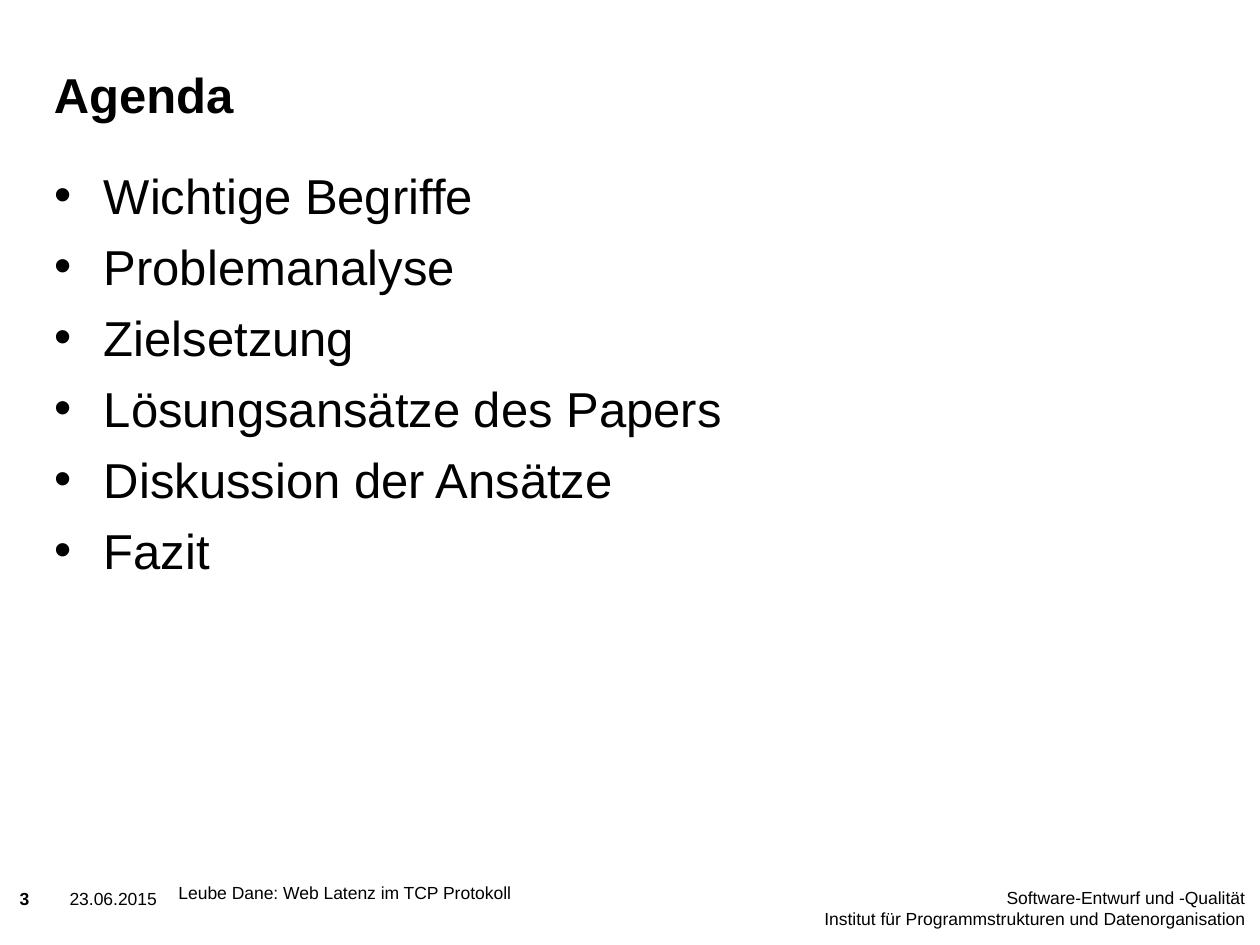
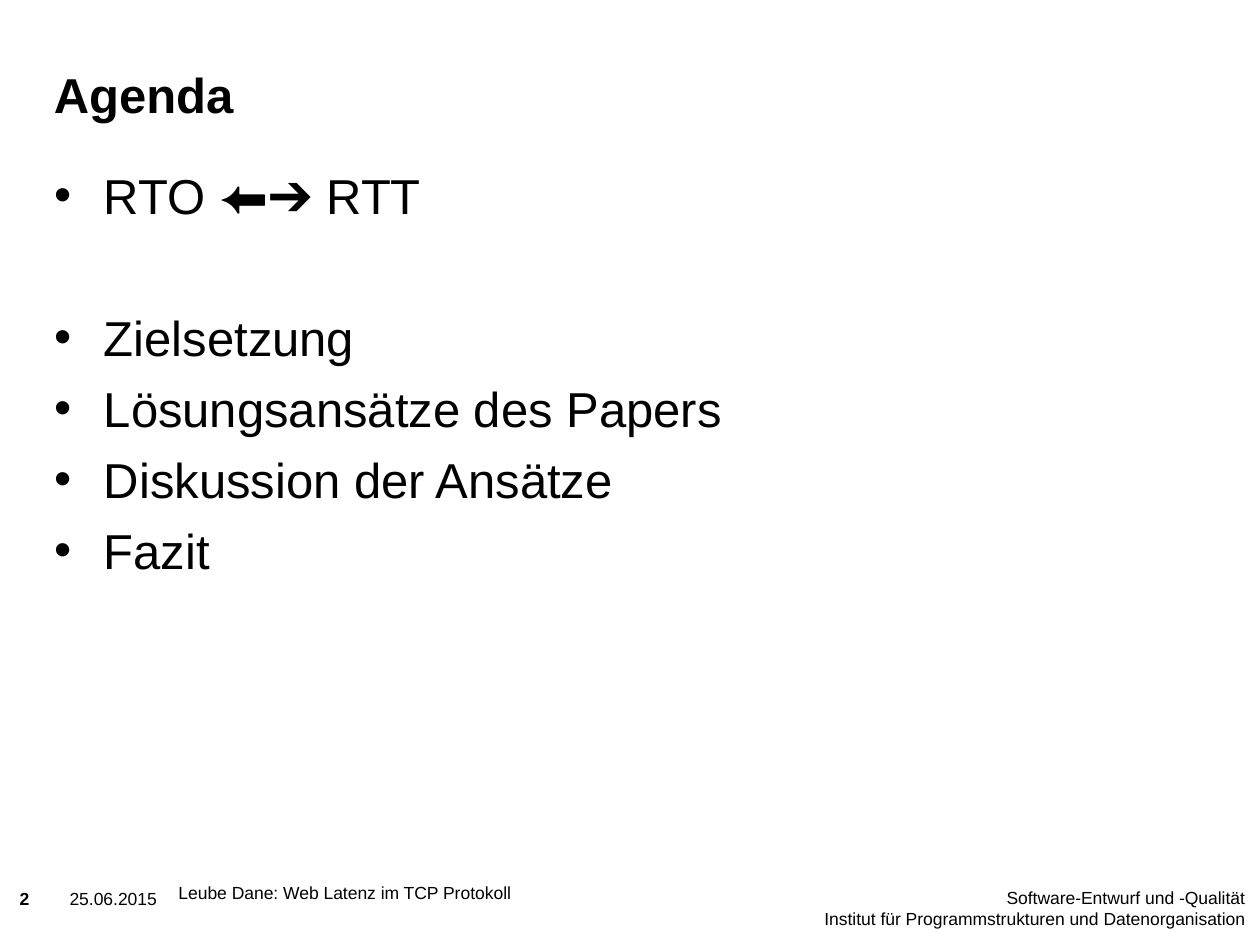
Before and after one commit to holzleube/hotTopics, a slide deck: slide 2 of Vortrag/Vortrag.pptx (slide 3 before the commit). Drawn at 1260x945 pixels with LibreOffice and Linux fonts; fonts in the diff are those of the drawing; background and template pictures are left out. Boxes give left, top, right and bottom in pixels: in the first picture for what was removed or moved away, otherwise in the second. Text is boxed around its words. In the diff, an @@ line names an element or a change of style, - is before the commit and + after.

```diff
--- a/Vortrag/Vortrag.pptx
+++ b/Vortrag/Vortrag.pptx
@@ text at bbox=[104, 179, 421, 215]: text changed @@
-• Wichtige Begriffe
-• Problemanalyse
+• RTO ⬅➔ RTT
@@ page number at bbox=[20, 892, 30, 905]: text changed @@
-3
+2
@@ text at bbox=[70, 892, 157, 905]: text changed @@
-23.06.2015
+25.06.2015
```
Also in this commit, not shown: 11 other slides changed, 1 slide removed.
